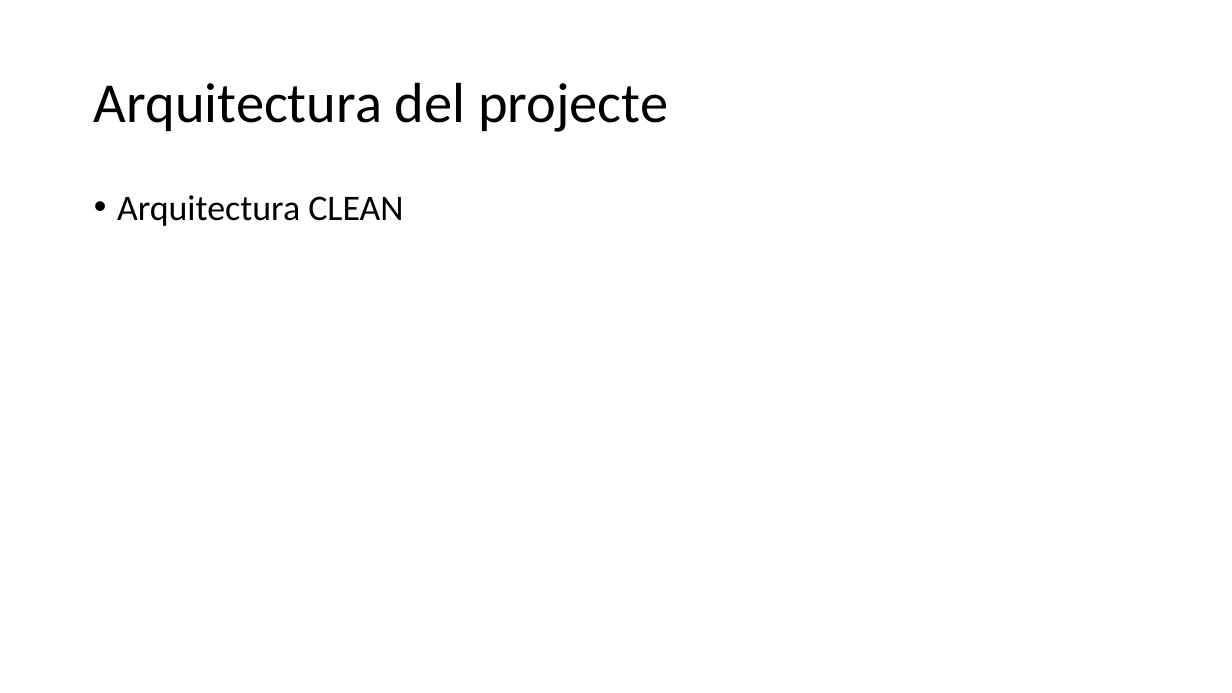
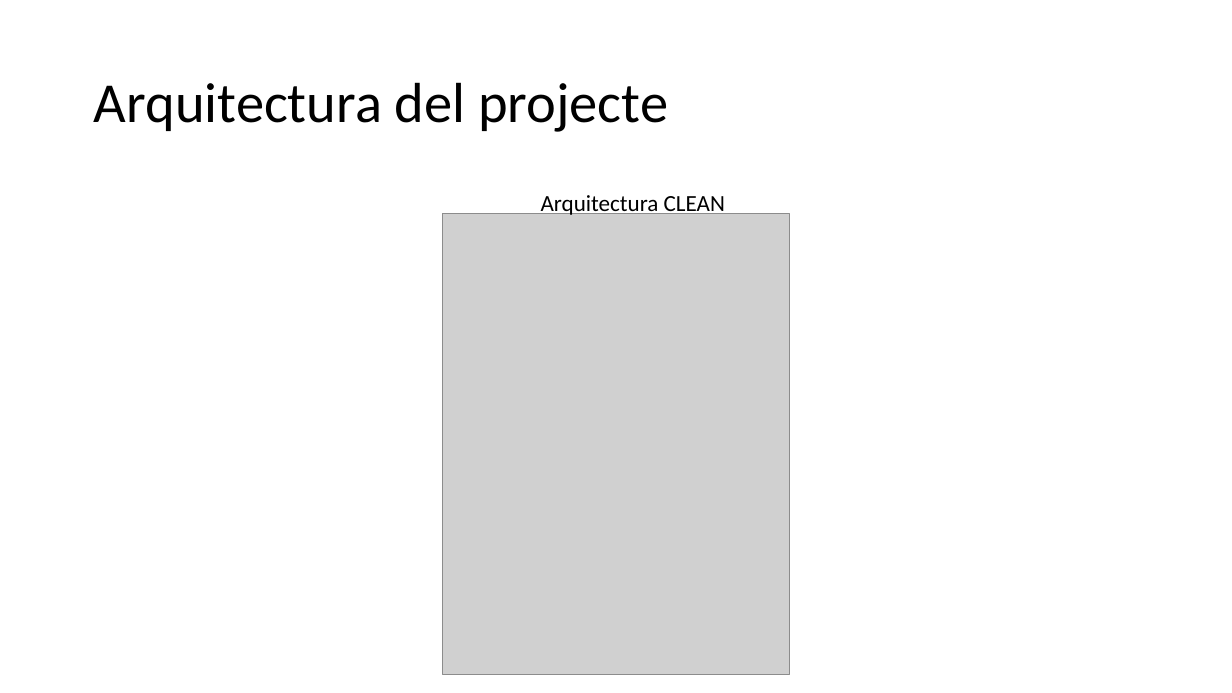
Before and after one commit to JoelFusterBosch/Projecte_Final_DAM_Gestio-_d_una_falla, a slide deck: slide 5 of Presentació/Gestió d’una falla.pptx. Drawn at 1232x693 pixels with LibreOffice and Linux fonts; fonts in the diff are those of the drawing; grey boxes stand for pictures. Boxes give left, top, right and bottom in pixels: in the first picture for what was removed or moved away, otherwise in the second. Text is boxed around its words. In the diff, an @@ line names an element or a change of style, - is before the commit and + after.

```diff
--- a/Presentació/Gestió d’una falla.pptx
+++ b/Presentació/Gestió d’una falla.pptx
@@ text "Arquitectura CLEAN": place and size @@
-text "Arquitectura CLEAN" at (117,195,403,226)
+text "Arquitectura CLEAN" at (541,195,725,218)
@@ text "Arquitectura CLEAN" at (541,195,725,218): size 28 to 18 pt; bullet • to none; line spacing 0.9 to 1; less space between paragraphs @@
@@ picture added at (443,213,789,674) @@
```
Also in this commit, not shown: 3 other slides changed, 9 slides added, 3 slides removed, 11 other files.
